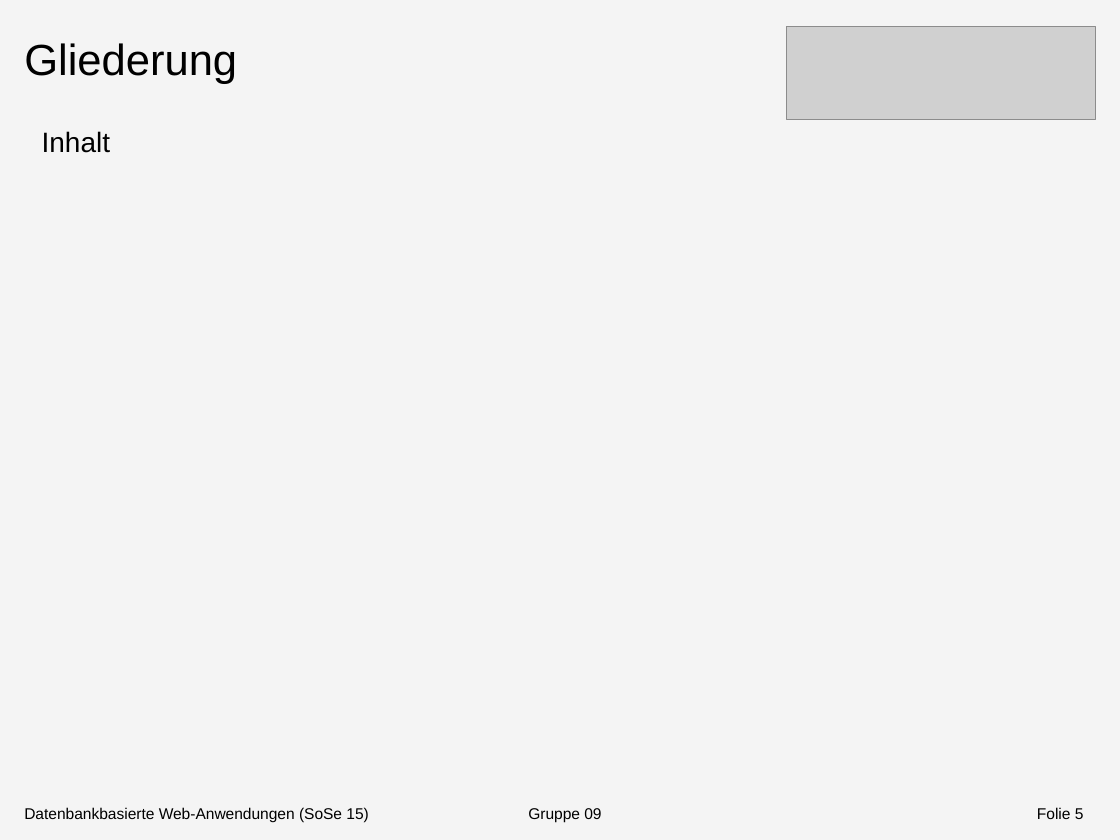
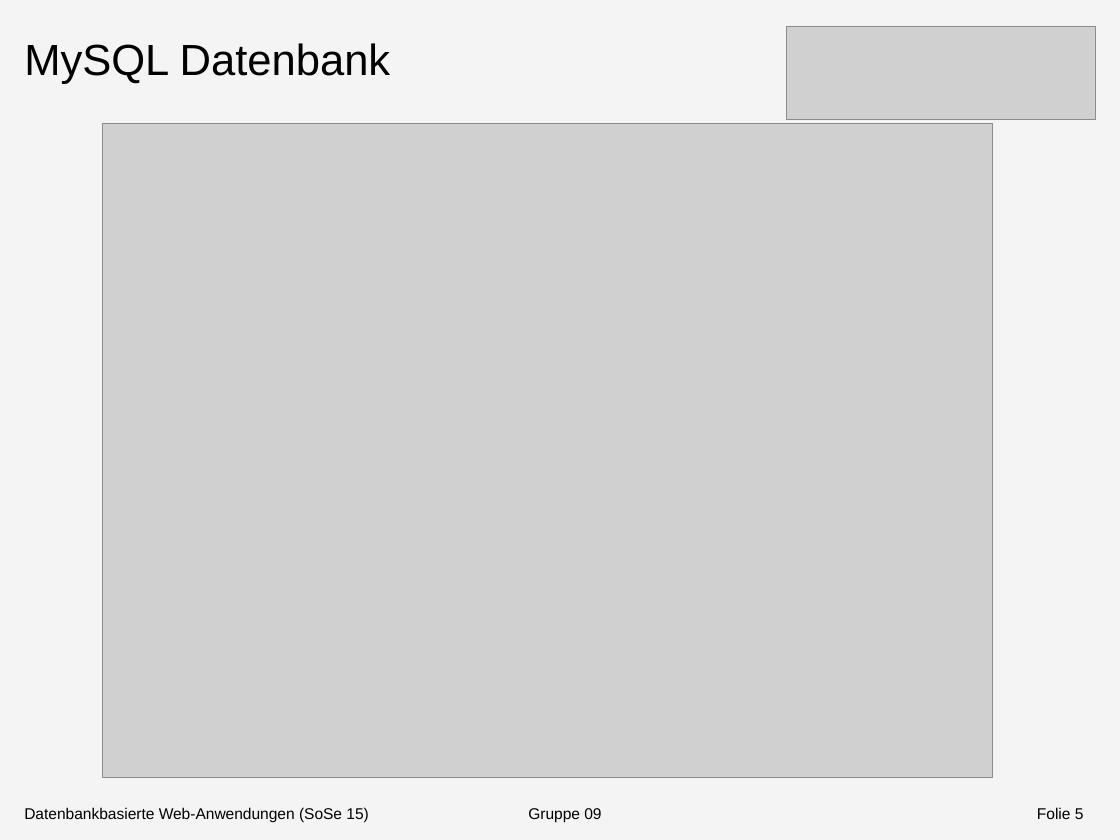
Before and after one commit to Shardic/DatenbankenMI2015, a slide deck: slide 5 of Doku/Dokumentation/Präsentation/Präsentation1.pptx. Drawn at 1120x840 pixels with LibreOffice and Linux fonts; fonts in the diff are those of the drawing; grey boxes stand for pictures. Boxes give left, top, right and bottom in pixels: in the first picture for what was removed or moved away, otherwise in the second. Text is boxed around its words. In the diff, an @@ line names an element or a change of style, - is before the commit and + after.

```diff
--- a/Doku/Dokumentation/Präsentation/Präsentation1.pptx
+++ b/Doku/Dokumentation/Präsentation/Präsentation1.pptx
@@ text at [24, 43, 391, 84]: text changed @@
-Gliederung
+MySQL Datenbank
@@ text removed at [42, 131, 110, 153] @@
-Inhalt
@@ picture added at [103, 123, 993, 777] @@
```
Also in this commit, not shown: 3 other slides changed, 3 slides added.
